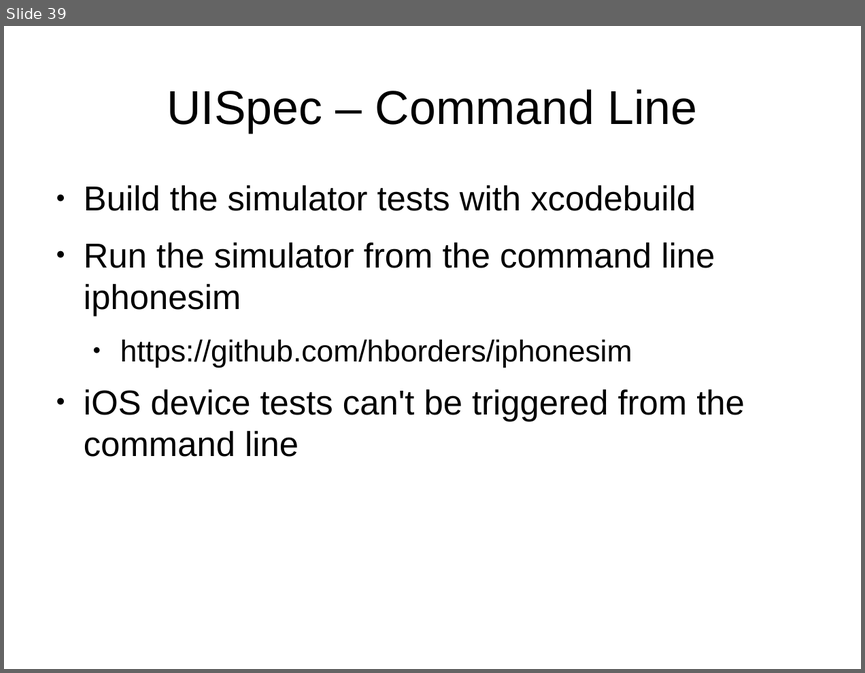
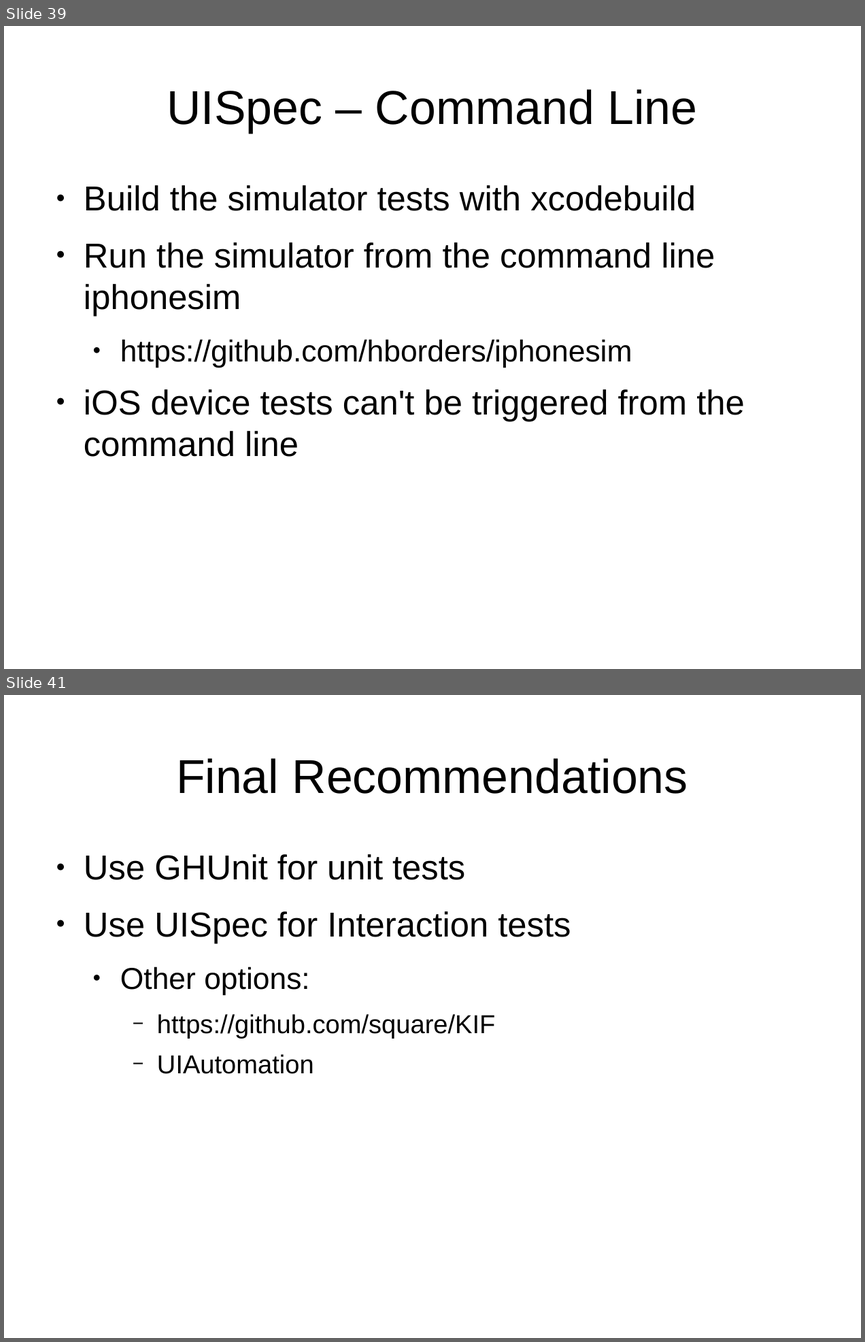
Before and after one commit to StlMobileDev/iPhone-Testing, a slide deck: Testing-Testing-iOS.odp. Shown one above the other, each under a label of ours: slide 39 before the commit, slides 39 and 41 after it; the slides between them are not shown. The pictures are 865x673 and 865x1342 pixels, drawn with LibreOffice and Linux fonts; fonts in the diff are those of the drawing. Boxes give left, top, right and bottom in pixels: in the first picture for what was removed or moved away, otherwise in the second. Text is boxed around its words. In the diff, an @@ line names an element or a change of style, - is before the commit and + after.

```diff
--- a/Testing-Testing-iOS.odp
+++ b/Testing-Testing-iOS.odp
@@ slide 41 added at (4,695,861,1338), background #FFFFFF @@
@@ title added at (176,758,688,794), 44 pt, text #000000 @@
+Final Recommendations
@@ text added at (84,854,570,1074), 32 pt, text #000000 @@
+● Use GHUnit for unit tests
+● Use UISpec for Interaction tests
+  ● Other options:
+    − https://github.com/square/KIF
+    − UIAutomation
```
Also in this commit, not shown: 2 slides changed, 1 other slide added, 1 other file.
